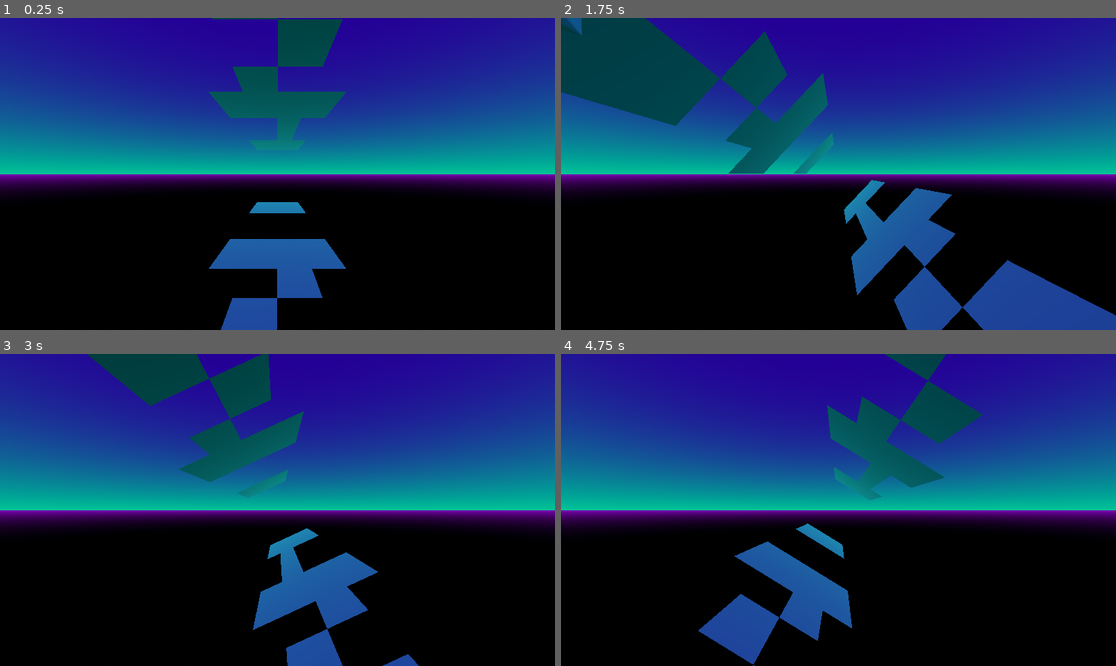
Above: before the commit, frames 1-4 (two rows, left to right).
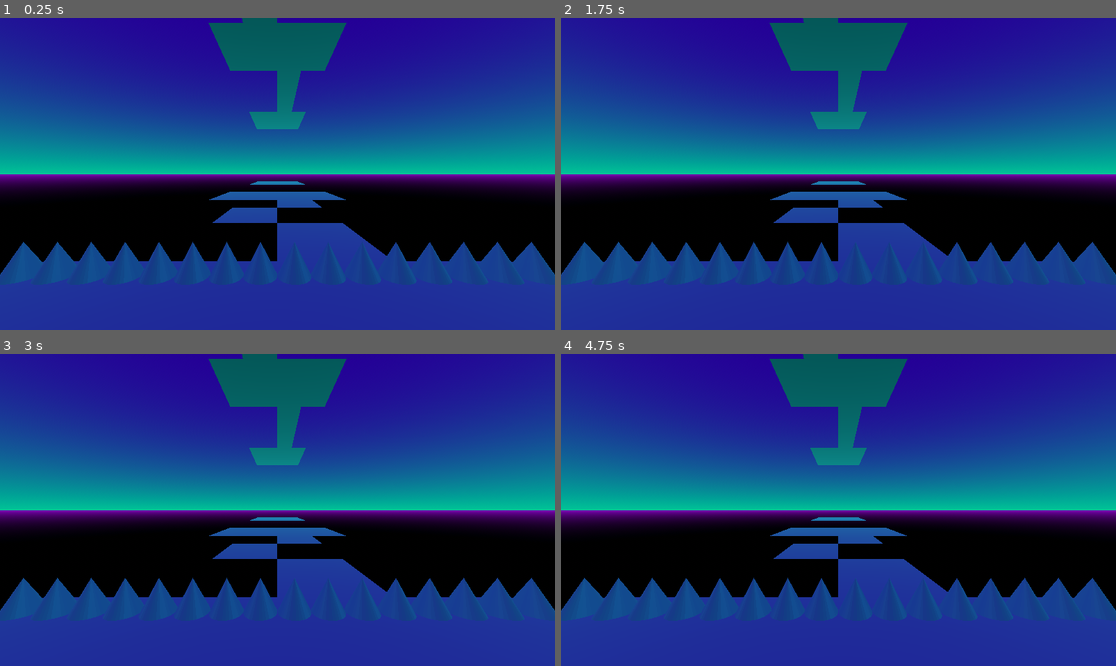
Above: after the commit, the same moments.

Repository: william-v4/flippyflippy
Game: Godot game, scene res://main/main.tscn
Two runs of this game, one before a commit and one after it. Both use one fixed random seed, a clock stepped at 60 frames per second and the inputs below.
Inputs (mouse positions are in pixels of both pictures, inside the frame that each line leads up to):
- Up to frame 1 (0.25 s): no input
- Up to frame 2 (1.75 s): tap Enter at 0.5 s; move the mouse to (960, 158) at 0.52 s; hold D (move_right) 0.53-1.28 s; hold Space (jump) 0.53-1.28 s; tap E (action_key_a) at 0.6, 1.55 s; move the mouse to (727, 189) at 1.27 s; hold S (move_back) from 1.28 s (still down); tap Space (jump) at 1.35, 1.52 s
- Up to frame 3 (3 s): tap Space (jump) at 1.82 s; move the mouse to (333, 441) at 2.02 s; release S (move_back) at 2.03 s; hold D (move_right) 2.03-2.78 s; hold Space (jump) 2.03-2.78 s; tap E (action_key_a) at 2.1, 2.85 s; move the mouse to (249, 572) at 2.77 s; hold W (move_forward) from 2.78 s (still down)
- Up to frame 4 (4.75 s): tap Space (jump) at 3.02, 3.32, 4.52 s; move the mouse to (1005, 556) at 3.52 s; release W (move_forward) at 3.53 s; hold Space (jump) 3.53-4.28 s; hold A (move_left) from 3.53 s (still down); move the mouse to (672, 463) at 4.27 s; tap E (action_key_a) at 4.35 s

The runs differ from the first frame. In frame 1, 32% of the frame differs, in the area x 0-100%, y 0-100%; in frame 2, 40%; in frame 3, 35%; in frame 4, 36%.

Commit message:
Fix platform flip process
Add a temporary invisible platform during the flip, and fix the if statement
that starts the flip process.

Diff:
--- a/godotproject/main/main.gd
+++ b/godotproject/main/main.gd
@@ -1,20 +1,59 @@
 extends Node
-# true if the level is rotated
-var rotated : bool = false
+# current platform of the level (see Platform enum for values)
+var current_platform : int
+
+var current_level_path : String
+
 # stops further rotation while the level is rotating
 var rotating : bool = false
-# runs continuously
+
+enum Platform {MAIN, PARALLEL}
+
+const main_base_platform_collision_shape : String = "LevelComponents/MainPlatform/BasePlatform/PlatformCollisionShape"
+const main_spikes_collision_shape : String = "LevelComponents/MainPlatform/HarmfulObjects/Spikes/SpikesCollisionShape"
+
+const parallel_base_platform_collision_shape : String = "LevelComponents/ParallelPlatform/BasePlatform/PlatformCollisionShape"
+const parallel_spikes_collision_shape : String = "LevelComponents/ParallelPlatform/HarmfulObjects/Spikes/SpikesCollisionShape"
+
+const transition_platform_collision_shape : String = "TransitionPlatform/PlatformCollisionShape"
+
+func _ready():
+	current_level_path = "Levels/TutorialLevel/"
+
+	get_node(current_level_path + main_base_platform_collision_shape).set_deferred("disabled", false)
+	get_node(current_level_path + main_spikes_collision_shape).set_deferred("disabled", false)
+
+	get_node(current_level_path + parallel_base_platform_collision_shape).set_deferred("disabled", false)
+	get_node(current_level_path + parallel_spikes_collision_shape).set_deferred("disabled", false)
+
+	get_node(current_level_path + transition_platform_collision_shape).set_deferred("disabled", true)
+
+func disable_platform_physics(level_platform_state : bool, transition_platform_state : bool):
+	get_node(current_level_path + main_base_platform_collision_shape).set_deferred("disabled", level_platform_state)
+	get_node(current_level_path + main_spikes_collision_shape).set_deferred("disabled", level_platform_state)
+
+	get_node(current_level_path + parallel_base_platform_collision_shape).set_deferred("disabled", level_platform_state)
+	get_node(current_level_path + parallel_spikes_collision_shape).set_deferred("disabled", level_platform_state)
+
+	get_node(current_level_path + transition_platform_collision_shape).set_deferred("disabled", transition_platform_state)
+
 func _process(delta):
 	# tell the level it is moving
-	if get_node("Platforms/tutorialLVL/AnimationPlayer").is_playing():
+	if (get_node("Levels/TutorialLevel/AnimationPlayer").is_playing()):
 		rotating = true
 	else:
 		rotating = false
+		if (get_node(current_level_path + main_base_platform_collision_shape).is_disabled()):
+			disable_platform_physics(false, true)
 
-func _input(event):
-	if Input.is_action_just_pressed("action_key_a") and !rotated and !rotating:
-		get_node("Platforms/tutorialLVL/AnimationPlayer").play("rotatetoparallel")
-		rotated = true
-	if Input.is_action_just_pressed("action_key_a") and rotated and !rotating:
-		get_node("Platforms/tutorialLVL/AnimationPlayer").play_backwards("rotatetoparallel")
-		rotated = false
+func _unhandled_input(event):
+	if (Input.is_action_just_pressed("action_key_a") and (current_platform == Platform.MAIN) and !rotating and !get_node("Player").paused):
+		disable_platform_physics(true, false)
+
+		get_node("Levels/TutorialLevel/AnimationPlayer").play("rotatetoparallel")
+		current_platform = Platform.PARALLEL
+	elif (Input.is_action_just_pressed("action_key_a") and (current_platform == Platform.PARALLEL) and !rotating and !get_node("Player").paused):
+		disable_platform_physics(true, false)
+
+		get_node("Levels/TutorialLevel/AnimationPlayer").play_backwards("rotatetoparallel")
+		current_platform = Platform.MAIN
--- a/godotproject/main/main.tscn
+++ b/godotproject/main/main.tscn
@@ -1,46 +1,8 @@
-[gd_scene load_steps=11 format=3 uid="uid://crjfekrbdt25r"]
+[gd_scene load_steps=7 format=3 uid="uid://crjfekrbdt25r"]
 
 [ext_resource type="Script" path="res://main/main.gd" id="1_7b45r"]
 [ext_resource type="PackedScene" uid="uid://cr33k6wol2uje" path="res://player/player.tscn" id="2_iyr3n"]
-[ext_resource type="PackedScene" uid="uid://1whi2wpesb8i" path="res://resources/levels/tutorial_level/platforms/tutorial_level_main.tscn" id="3_t3y6y"]
-[ext_resource type="PackedScene" uid="uid://ctclmqtwmqt3c" path="res://resources/levels/tutorial_level/platforms/tutorial_level_parallel.tscn" id="4_kajky"]
-
-[sub_resource type="Animation" id="Animation_y6xo5"]
-length = 0.001
-tracks/0/type = "value"
-tracks/0/imported = false
-tracks/0/enabled = true
-tracks/0/path = NodePath(".:rotation")
-tracks/0/interp = 1
-tracks/0/loop_wrap = true
-tracks/0/keys = {
-"times": PackedFloat32Array(0),
-"transitions": PackedFloat32Array(1),
-"update": 0,
-"values": [Vector3(0, 0, 0)]
-}
-
-[sub_resource type="Animation" id="Animation_cs7mw"]
-resource_name = "rotatetoparallel"
-length = 0.5
-tracks/0/type = "value"
-tracks/0/imported = false
-tracks/0/enabled = true
-tracks/0/path = NodePath(".:rotation")
-tracks/0/interp = 2
-tracks/0/loop_wrap = true
-tracks/0/keys = {
-"times": PackedFloat32Array(0, 0.5),
-"transitions": PackedFloat32Array(1, 1),
-"update": 0,
-"values": [Vector3(0, 0, 0), Vector3(0, 0, -3.14159)]
-}
-
-[sub_resource type="AnimationLibrary" id="AnimationLibrary_hg7b7"]
-_data = {
-"RESET": SubResource("Animation_y6xo5"),
-"rotatetoparallel": SubResource("Animation_cs7mw")
-}
+[ext_resource type="PackedScene" uid="uid://cekeiamqjcni0" path="res://resources/levels/tutorial_level/tutorial_level.tscn" id="4_7sl73"]
 
 [sub_resource type="ProceduralSkyMaterial" id="ProceduralSkyMaterial_o4if0"]
 sky_top_color = Color(0.152941, 0, 0.588235, 1)
@@ -62,22 +24,12 @@
 [node name="Main" type="Node"]
 script = ExtResource("1_7b45r")
 
-[node name="Platforms" type="Node3D" parent="."]
+[node name="Levels" type="Node3D" parent="."]
 
-[node name="tutorialLVL" type="Node3D" parent="Platforms"]
-
-[node name="lvl1current" parent="Platforms/tutorialLVL" instance=ExtResource("3_t3y6y")]
-transform = Transform3D(1, 0, 0, 0, 1, 0, 0, 0, 1, 0, -5, 0)
-
-[node name="lvl1parallel" parent="Platforms/tutorialLVL" instance=ExtResource("4_kajky")]
-transform = Transform3D(1, 0, 0, 0, 1, 0, 0, 0, 1, 0, 5, 0)
-
-[node name="AnimationPlayer" type="AnimationPlayer" parent="Platforms/tutorialLVL"]
-libraries = {
-"": SubResource("AnimationLibrary_hg7b7")
-}
+[node name="TutorialLevel" parent="Levels" instance=ExtResource("4_7sl73")]
 
 [node name="MainWorldEnvironment" type="WorldEnvironment" parent="."]
 environment = SubResource("Environment_qurug")
 
 [node name="Player" parent="." instance=ExtResource("2_iyr3n")]
+transform = Transform3D(1, 0, 0, 0, 1, 0, 0, 0, 1, 0, 1, 0)
--- a/godotproject/player/player.gd
+++ b/godotproject/player/player.gd
@@ -126,11 +126,11 @@
 		target_velocity["y"] = 0
 
 	# If the player is on the ground and presses the jump action key, begin a jump.
-	if (Input.is_action_pressed("jump") and is_on_floor()):
+	if (Input.is_action_pressed("jump") and is_on_floor() and !get_parent().rotating):
 		target_acceleration["y"] = applied_normal_acceleration_scalar["y"]
 
 	# If the player continues to press the "jump" action after starting the jump from the floor, lower the (scalar) acceleration due to gravity to provide the player more time in the air.
-	if  (Input.is_action_pressed("jump") and is_on_floor() and (target_velocity["y"] > 0)):
+	if  (Input.is_action_pressed("jump") and is_on_floor() and !get_parent().rotating and (target_velocity["y"] > 0)):
 		target_acceleration["y"] = (-(gravity_acceleration_scalar)) + lower_gravity_scalar
 
 	if (abs((target_acceleration["y"] * delta) + target_velocity["y"]) > max_velocity_scalar["y"]):
@@ -141,6 +141,7 @@
 func checklookingup():
 	if (get_node("Pivot/CameraMarker").rotation_degrees.x >= 60):
 		lookingup = true
+
 # pausing the game and capturing/releasing the cursor
 func pauser():
 	if (Input.is_action_just_pressed("return") and !paused):
@@ -170,9 +171,6 @@
 		calculate_ground_velocity(delta)
 		calculate_y_velocity(delta)
 
-		print("target accel is: " + str(target_acceleration))
-		print("target vel is: " + str(target_velocity))
-
 		# Apply the target velocity to the velocity variable to be used by move_and_slide(),
 		#	taking into account the player's rotation.
 		velocity.x = (cos(rotation.y) * target_velocity["x"]) + (sin(rotation.y) * target_velocity["z"])
--- a/godotproject/resources/levels/tutorial_level/tutorial_level.tscn
+++ b/godotproject/resources/levels/tutorial_level/tutorial_level.tscn
@@ -1,5 +1,95 @@
-[gd_scene format=3 uid="uid://cekeiamqjcni0"]
+[gd_scene load_steps=7 format=3 uid="uid://cekeiamqjcni0"]
+
+[ext_resource type="PackedScene" uid="uid://1whi2wpesb8i" path="res://resources/levels/tutorial_level/platforms/tutorial_level_main.tscn" id="1_cvn1k"]
+[ext_resource type="PackedScene" uid="uid://ctclmqtwmqt3c" path="res://resources/levels/tutorial_level/platforms/tutorial_level_parallel.tscn" id="2_xbmp1"]
+
+[sub_resource type="BoxShape3D" id="BoxShape3D_nem2g"]
+size = Vector3(10, 1, 45)
+
+[sub_resource type="Animation" id="Animation_y6xo5"]
+length = 0.001
+tracks/0/type = "value"
+tracks/0/imported = false
+tracks/0/enabled = true
+tracks/0/path = NodePath(".:rotation")
+tracks/0/interp = 1
+tracks/0/loop_wrap = true
+tracks/0/keys = {
+"times": PackedFloat32Array(0),
+"transitions": PackedFloat32Array(1),
+"update": 0,
+"values": [Vector3(0, 0, 0)]
+}
+
+[sub_resource type="Animation" id="Animation_cs7mw"]
+resource_name = "rotatetoparallel"
+length = 0.5
+tracks/0/type = "value"
+tracks/0/imported = false
+tracks/0/enabled = false
+tracks/0/path = NodePath(".:rotation")
+tracks/0/interp = 2
+tracks/0/loop_wrap = true
+tracks/0/keys = {
+"times": PackedFloat32Array(0, 0.5),
+"transitions": PackedFloat32Array(1, 1),
+"update": 0,
+"values": [Vector3(0, 0, 0), Vector3(0, 0, -3.14159)]
+}
+tracks/1/type = "position_3d"
+tracks/1/imported = false
+tracks/1/enabled = false
+tracks/1/path = NodePath(".")
+tracks/1/interp = 2
+tracks/1/loop_wrap = true
+tracks/1/keys = PackedFloat32Array(0, 1, 0, 0, 0, 0.5, 1, 0, 10, 0)
+tracks/2/type = "position_3d"
+tracks/2/imported = false
+tracks/2/enabled = true
+tracks/2/path = NodePath("LevelComponents")
+tracks/2/interp = 2
+tracks/2/loop_wrap = true
+tracks/2/keys = PackedFloat32Array(0, 1, 0, 0, 0, 0.5, 1, 0, 10, 0)
+tracks/3/type = "value"
+tracks/3/imported = false
+tracks/3/enabled = true
+tracks/3/path = NodePath("LevelComponents:rotation")
+tracks/3/interp = 2
+tracks/3/loop_wrap = true
+tracks/3/keys = {
+"times": PackedFloat32Array(0, 0.5),
+"transitions": PackedFloat32Array(1, 1),
+"update": 0,
+"values": [Vector3(0, 0, 0), Vector3(0, 0, -3.14159)]
+}
+
+[sub_resource type="AnimationLibrary" id="AnimationLibrary_hg7b7"]
+_data = {
+"RESET": SubResource("Animation_y6xo5"),
+"rotatetoparallel": SubResource("Animation_cs7mw")
+}
 
 [node name="TutorialLevel" type="Node3D"]
 
-[node name="Spacetime" type="Node3D" parent="."]
+[node name="LevelComponents" type="Node3D" parent="."]
+
+[node name="MainPlatform" parent="LevelComponents" instance=ExtResource("1_cvn1k")]
+
+[node name="ParallelPlatform" parent="LevelComponents" instance=ExtResource("2_xbmp1")]
+transform = Transform3D(1, 0, 0, 0, 1, 0, 0, 0, 1, 0, 10, 0)
+
+[node name="Spacetime" type="Node3D" parent="LevelComponents"]
+
+[node name="TransitionPlatform" type="StaticBody3D" parent="."]
+transform = Transform3D(1, 0, 0, 0, 1, 0, 0, 0, 1, 0, -0.5, -20)
+collision_layer = 2
+collision_mask = 0
+
+[node name="PlatformCollisionShape" type="CollisionShape3D" parent="TransitionPlatform"]
+shape = SubResource("BoxShape3D_nem2g")
+disabled = true
+
+[node name="AnimationPlayer" type="AnimationPlayer" parent="."]
+libraries = {
+"": SubResource("AnimationLibrary_hg7b7")
+}
